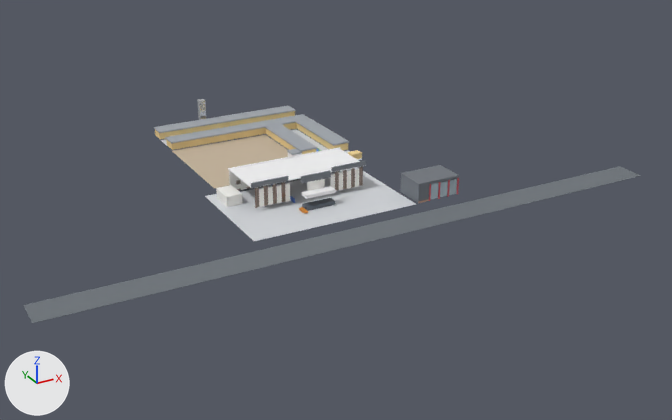
Two versions of the glTF model turon_odob_ilm_3d.glb, one commit apart.
Both versions are drawn from a 50 mm lens placed at (-148.0, -299.0, 138.0), pointed at (19.0, 5.0, -14.0). Arrows for +X, +Y and +Z are at lower left; the lights stay in place. The older version comes first. Vertices at exactly the same position are counted once.

The older version as bpy lines, for what is in view:
```python
me_campusmesh = bpy.data.meshes.new('CampusMesh')
me_campusmesh.from_pydata(...)  # 902 vertices, 1356 faces; spans x -112.0..128.0, y -52.0..94.0, z -2.0..12.0
me_campusmesh.materials.append(mat_stucco_cream)  # white #f6f5f0
me_campusmesh.materials.append(mat_charcoal_parapet)  # grey #7e848b
me_campusmesh.materials.append(mat_granite_tsokol)  # greyish blue #5d656f
me_campusmesh.materials.append(mat_bronze_glass)  # brown #938176
me_campusmesh.materials.append(mat_clear_glass)  # pale blue #d7ecf6
me_campusmesh.materials.append(mat_white_trim)  # white #fafafc
me_campusmesh.materials.append(mat_red_sign)  # red #e5616c
me_campusmesh.materials.append(mat_paving_courtyard)  # light grey #d4d7db
me_campusmesh.materials.append(mat_dirt_field)  # beige #c4b39b
me_campusmesh.materials.append(mat_lawn_green)  # green #76ad76
me_campusmesh.materials.append(mat_asphalt_road)  # grey #6f767c
me_campusmesh.materials.append(mat_hub_red)  # red #de5d69
me_campusmesh.materials.append(mat_brick_plinth)  # beige #c49b86
me_campusmesh.materials.append(mat_steel_poles)  # white #eaedf1
me_campusmesh.materials.append(mat_golden_ochre)  # beige #f0d497
me_campusmesh.materials.append(mat_royal_blue)  # blue #6189d8
me_campusmesh.materials.append(mat_tk_lime)  # green #bfe755
me_campusmesh.materials.append(mat_tk_mat_blue)  # cyan #a2ddef
me_campusmesh.materials.append(mat_slate_roof)  # grey #b1b6bd
me_campusmesh.materials.append(mat_orange_metal)  # orange #f6a03f
me_campusmesh.materials.append(mat_gazebo_green)  # green #509b76
me_campusmesh.materials.append(mat_damas_blue)  # blue #5d97ed
ob_turon_odob_ilm_furqat_v25 = bpy.data.objects.new('Turon_Odob_Ilm_Furqat_v25', me_campusmesh)
ob_turon_odob_ilm_furqat_v25.location = (0.0, 0.0, 0.0)
```
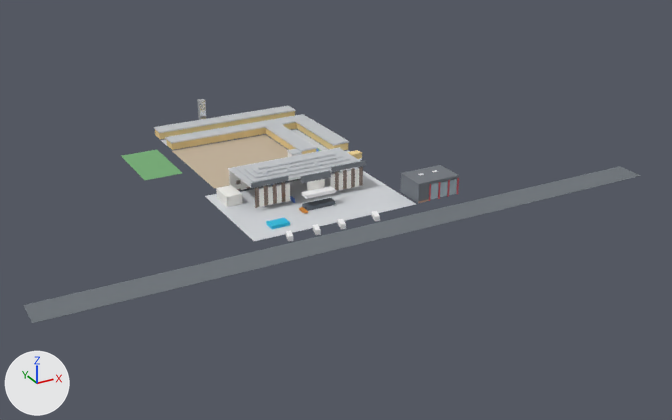
What the commit changed:
Material 'Batut_Blue' (mat_batut_blue) is new.
Its base color is (0.01, 0.52, 0.78) (cyan #19bfe5).
Its metallic is 0.05.
Its roughness is 0.42.
Material 'Silver_Roof' (mat_silver_roof) is new.
Its base color is (0.81, 0.84, 0.87) (white #e8ecf0).
Its metallic is 0.52.
Its roughness is 0.34.
me_campusmesh is used by ob_turon_odob_ilm_furqat_v25; location (0.0, 0.0, 0.0).
me_campusmesh had 902 vertices, 1356 faces and spanned x -112.0..128.0, y -52.0..94.0, z -2.0..12.0.
me_campusmesh now has 1038 vertices, 1560 faces and spans x -112.0..128.0, y -52.0..94.0, z -2.0..12.0.
me_campusmesh part 1: the loose piece of 8 vertices spanning x -8.0..-6.0, y -21.0..-17.0, z 0.0..1.0 is copied, and the copy is moved by (-15.0, -18.0, 1.0), in mat_white_trim (white #fafafc); it spans x -24.0..-20.0, y -40.0..-35.0, z 0.0..2.0.
me_campusmesh part 2: the loose piece of 8 vertices spanning x -8.0..-6.0, y -21.0..-17.0, z 0.0..1.0 is copied, and the copy is moved by (-4.0, -18.0, 1.0), in mat_white_trim (white #fafafc); it spans x -13.0..-10.0, y -40.0..-35.0, z 0.0..2.0.
me_campusmesh part 3: the loose piece of 8 vertices spanning x -8.0..-6.0, y -21.0..-17.0, z 0.0..1.0 is copied, and the copy is moved by (6.0, -18.0, 1.0), in mat_white_trim (white #fafafc); it spans x -3.0..0.0, y -40.0..-35.0, z 0.0..2.0.
me_campusmesh part 4: the loose piece of 8 vertices spanning x -112.0..128.0, y -52.0..-40.0, z 0.0 is copied, and the copy is scaled about its middle by (0.00741, 0.372, 36), then moved by (4.0, 9.0, 1.0), in mat_white_trim (white #fafafc); it spans x 11.0..14.0, y -40.0..-35.0, z 0.0..2.0.
me_campusmesh part 5: a new loose piece, a box spanning x -48.5..-32.5, y 39.0..71.0, z -0.02..0.04, in mat_lawn_green (green #76ad76).
me_campusmesh part 6: a new loose piece, a box spanning x -23.8..23.8, y -10.3..10.3, z 9.93..10.31, in mat_silver_roof (white #e8ecf0).
me_campusmesh part 7: a new loose piece, a box spanning x -21.9..21.9, y -7.85..7.85, z 10.47..10.85, in mat_silver_roof (white #e8ecf0).
me_campusmesh part 8: a new loose piece, a box spanning x -20.0..20.0, y -5.4..5.4, z 11.01..11.39, in mat_silver_roof (white #e8ecf0).
me_campusmesh part 9: a new loose piece, a box spanning x -18.1..18.1, y -2.95..2.95, z 11.54..11.92, in mat_silver_roof (white #e8ecf0).
me_campusmesh part 10: a new loose piece, a box spanning x -16.2..16.2, y -0.5..0.5, z 12.08..12.46, in mat_silver_roof (white #e8ecf0).
me_campusmesh part 11: a new loose piece, a box spanning x -24.0..-17.0, y -27.3..-22.7, z 0.0..1.3, in mat_batut_blue (cyan #19bfe5).
me_campusmesh part 12: 60 faces spanning x -28.0..40.0, y 30.0..89.0, z 3.0..4.0 switch from mat_slate_roof (grey #b1b6bd) to mat_silver_roof (white #e8ecf0).
Other edits to the shape of me_campusmesh do not show in these pictures.
me_campusmesh gains material mat_batut_blue (cyan #19bfe5).

Boxes [x1, y1, x2, y2] around the edits, measured in the pictures (672 x 420 px):
part 1 of me_campusmesh, added
    after: [286, 231, 293, 241]
part 2 of me_campusmesh, added
    after: [313, 224, 321, 235]
part 3 of me_campusmesh, added
    after: [338, 219, 346, 229]
part 4 of me_campusmesh, added
    after: [372, 211, 380, 221]
part 5 of me_campusmesh, added
    after: [121, 150, 182, 180]
part 6 of me_campusmesh, added
    after: [229, 148, 360, 186]
part 7 of me_campusmesh, added
    after: [237, 149, 358, 182]
part 8 of me_campusmesh, added
    after: [244, 150, 350, 178]
part 9 of me_campusmesh, added
    after: [251, 152, 343, 174]
part 10 of me_campusmesh, added
    after: [258, 153, 336, 169]
part 11 of me_campusmesh, added
    after: [266, 218, 290, 229]
part 12 of me_campusmesh, recoloured
    both: [154, 106, 349, 155]
